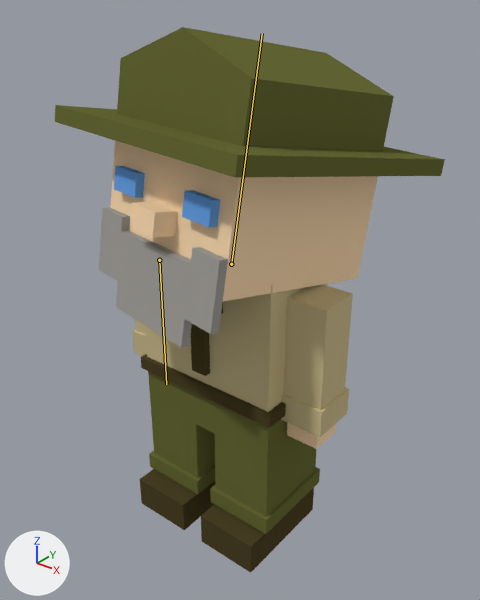
One commit to the Blender file Assets/Models/ranger-character4.blend: the scene before it, then after it.
Camera for both pictures: a 50 mm camera at (1.76, -1.97, 2.54) aimed at (0.01, 0.21, 1.19). The lights are fixed; the arrows at lower left show +X, +Y and +Z. Both versions are drawn at frame 14 of the action 'IdleAnimRanger'; the numbers are the values there. The bones that change are drawn over the model as lines.
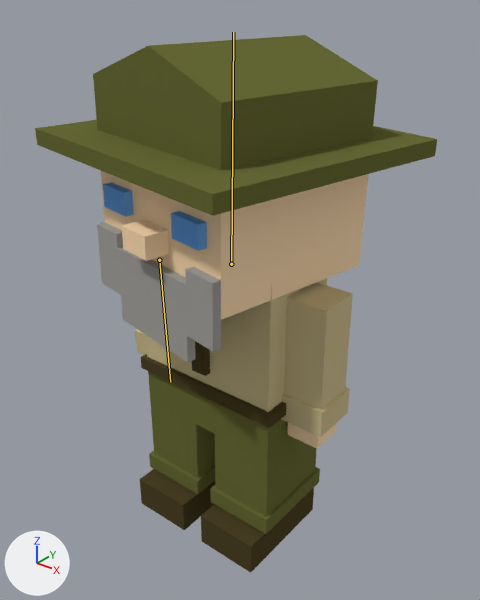
Location of each change, (x1, y1, x2, y2) in pixels of the pictures (480 x 600 px):
'Cube.005', posed: before (55, 27, 445, 348); after (35, 35, 437, 362)
'Cube.007', posed: before (281, 285, 353, 449); after (282, 282, 353, 448)
'Cube.016', posed: before (132, 319, 147, 356); after (135, 329, 147, 355)
bone 'Bone.001', root to tip: before (231, 264) to (262, 33); after (231, 264) to (233, 32)
bone 'Bone_R.001', root to tip: before (159, 260) to (166, 384); after (159, 260) to (170, 382)

The change in detail:
Bone 'Bone.001' (bone_bone_001) turns from (-10, -10, 0) to (0, -10, -1) degrees about its own x, y and z.
Bone 'Bone_R.001' (bone_bone_r_001) turns from (0, 0, 0) to (2, 0, 0) degrees about its own x, y and z.
